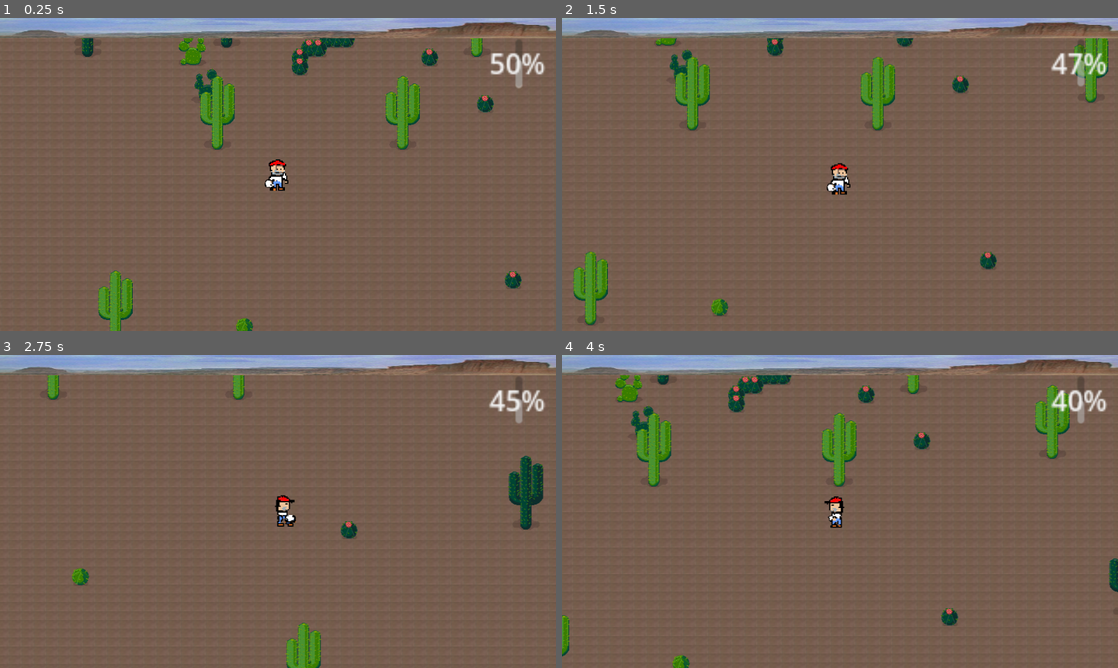
Above: before the commit, frames 1-4 (two rows, left to right).
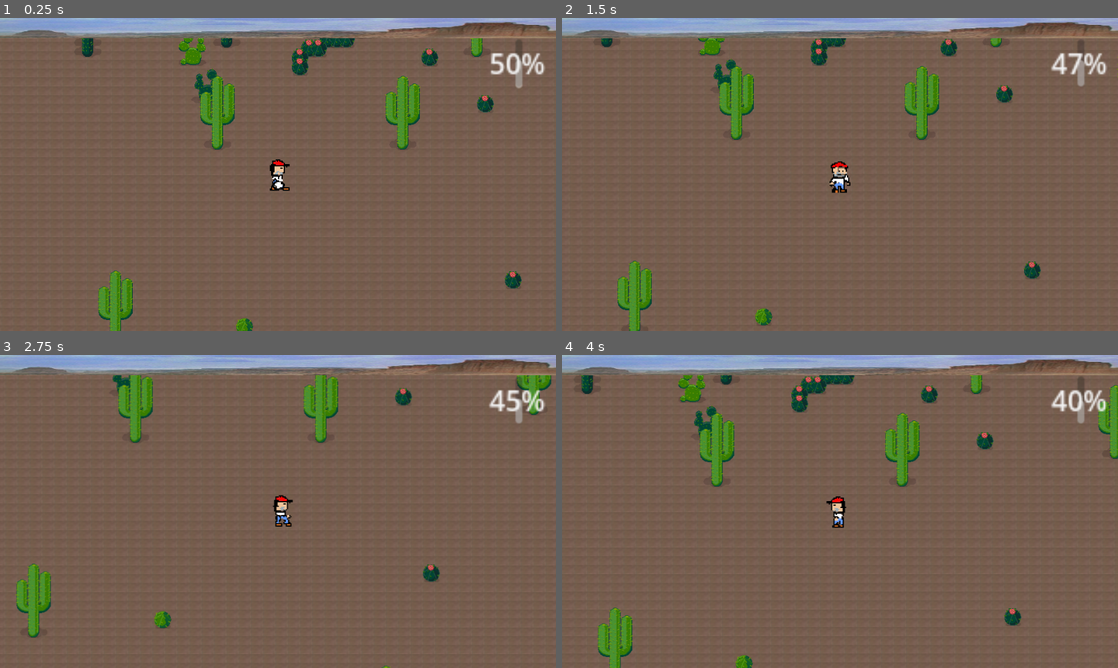
Above: after the commit, the same moments.

Repository: fr3ising/paris-texas
Game: Godot game, scene res://scenes/desert_walk_1.tscn
Same seed, same stepped clock (60 frames per second), same inputs: the game is played once before the commit and once after it.
Inputs:
- Up to frame 1 (0.25 s): no input
- Up to frame 2 (1.5 s): tap Enter at 0.5 s; hold D (move_right) 0.53-1.28 s; tap Space (action) at 0.6, 1.35 s; hold S (move_down) from 1.28 s (still down)
- Up to frame 3 (2.75 s): release S (move_down) at 2.03 s; hold D (move_right) from 2.03 s (still down); tap Space (action) at 2.1 s
- Up to frame 4 (4 s): release D (move_right) at 2.78 s; hold W (move_up) 2.78-3.53 s; tap Space (action) at 2.85, 3.6 s; hold A (move_left) from 3.53 s (still down)

The runs differ from the first frame. In frame 1, 0.2% of the frame differs, in the area x 47-53%, y 45-56%; in frame 2, 8.8%; in frame 3, 6.2%; in frame 4, 10%, in the area x 0-100%, y 6-100%.

Commit message:
Add state machine

Diff:
--- a/scenes/travis.tscn
+++ b/scenes/travis.tscn
@@ -429,7 +429,7 @@
 y_sort_enabled = true
 sprite_frames = SubResource("SpriteFrames_v0lm3")
 animation = &"walk_jug_east"
-frame_progress = 0.610906
+frame_progress = 0.0443838
 
 [node name="Line2D" type="Line2D" parent="TravisBody/AnimatedSprite2D"]
 visible = false
--- a/scripts/travis.gd
+++ b/scripts/travis.gd
@@ -1,23 +1,23 @@
 extends Node2D
 
-enum TravisState {
-	IDLE,
-	WALKING,
-	DRINKING,
-	DYING
-}
+enum TravisState { IDLE, WALK, DRINK }
 
 @export var speed = 100
 
 var action = "walk"
-var direction = "south"
+var direction := "south"
 
-var jug = true
+var jug = false
+var drinking = false
+var drink_timer := 0.0
+var drink_duration := 0.0
 
 var screen_size
 
-var state = TravisState.IDLE
+var state: TravisState = TravisState.IDLE
 var velocity = Vector2.ZERO
+
+@onready var sprite := $TravisBody.get_node("AnimatedSprite2D")
 
 func _ready() -> void:
 	screen_size = get_viewport_rect().size
@@ -28,23 +28,24 @@
 func drop_jug() -> void:
 	jug = false
 
-func update_state() -> void:
-	velocity = Vector2.ZERO
-	if Input.is_action_pressed("move_right"):
-		velocity.x += 1
-	if Input.is_action_pressed("move_left"):
-		velocity.x -= 1
-	if Input.is_action_pressed("move_down"):
-		velocity.y += 1
-	if Input.is_action_pressed("move_up"):
-		velocity.y -= 1
-	if velocity.length() > 0:
-		state = TravisState.WALKING
-	else:
-		state = TravisState.IDLE
+# func update_state() -> void:
+#	velocity = Vector2.ZERO
+#	if Input.is_action_pressed("move_right"):
+#		velocity.x += 1
+#	if Input.is_action_pressed("move_left"):
+#		velocity.x -= 1
+#	if Input.is_action_pressed("move_down"):
+#		velocity.y += 1
+#	if Input.is_action_pressed("move_up"):
+#		velocity.y -= 1
+#	if velocity.length() > 0:
+#		state = TravisState.WALK
+#	if drinking:
+#		state = TravisState.DRINK
+#	else:
+#		state = TravisState.IDLE
 
 func move_and_animate(delta: float) -> void:
-	var sprite = $TravisBody.get_node("AnimatedSprite2D")
 	if velocity.x > 0:
 		direction = "east"
 	if velocity.x < 0:
@@ -73,7 +74,6 @@
 
 func switch_jug() -> void:
 	jug = !jug
-	var sprite = $TravisBody.get_node("AnimatedSprite2D")
 
 	if jug:
 		sprite.animation = "walk_jug_%s" % [direction]
@@ -82,6 +82,82 @@
 
 	sprite.play()
 
+	# update_state()
+	# move_and_animate(delta)
+
+func state_drink(_delta: float) -> void:
+	# No movement here
+	pass
+
+func state_idle(_delta: float) -> void:
+	# if Input.is_action_just_pressed("action"):
+	#	change_state(TravisState.DRINK)
+	#	return
+	if Input.is_action_pressed("move_right"):
+		direction = "east"
+		change_state(TravisState.WALK)
+	if Input.is_action_pressed("move_left"):
+		direction = "west"
+		change_state(TravisState.WALK)
+	if Input.is_action_pressed("move_down"):
+		direction = "south"
+		change_state(TravisState.WALK)
+	if Input.is_action_pressed("move_up"):
+		direction = "north"
+		change_state(TravisState.WALK)
+
+func state_walk(delta: float) -> void:
+	# if Input.is_action_just_pressed("drink"):
+	#	change_state(TravisState.DRINK)
+	#	return
+	velocity = Vector2.ZERO
+	if Input.is_action_pressed("move_right"):
+		velocity.x += 1
+		direction = "east"
+	if Input.is_action_pressed("move_left"):
+		velocity.x -= 1
+		direction = "west"
+	if Input.is_action_pressed("move_up"):
+		velocity.y -= 1
+		direction = "north"
+	if Input.is_action_pressed("move_down"):
+		velocity.y += 1
+		direction = "south"
+	if velocity.length() > 0:
+		change_state(TravisState.WALK)
+	else:
+		change_state(TravisState.IDLE)
+		return
+	# Move
+	$TravisBody.velocity = velocity
+	$TravisBody.move_and_slide()
+	# $TravisBody.velocity = velocity
+	# $TravisBody.move_and_slide()
+	position += velocity * delta * speed
+
 func _process(delta: float) -> void:
-	update_state()
-	move_and_animate(delta)
+	match state:
+		TravisState.IDLE:
+			state_idle(delta)
+		TravisState.WALK:
+			state_walk(delta)
+		TravisState.DRINK:
+			state_drink(delta)
+
+func change_state(new_state: TravisState) -> void:
+	state = new_state
+	match state:
+		TravisState.IDLE:
+			sprite.stop()
+		TravisState.WALK:
+			sprite.play("walk_%s" % direction)
+		TravisState.DRINK:
+			var anim_name = "drink_%s" % direction
+			sprite.play(anim_name)
+			drink_timer = 0.0
+			drink_duration = get_anim_length(anim_name)
+
+func get_anim_length(anim_name: String) -> float:
+	var frames = sprite.sprite_frames.get_frame_count(anim_name)
+	var fps = sprite.sprite_frames.get_animation_speed(anim_name)
+	return frames / fps
